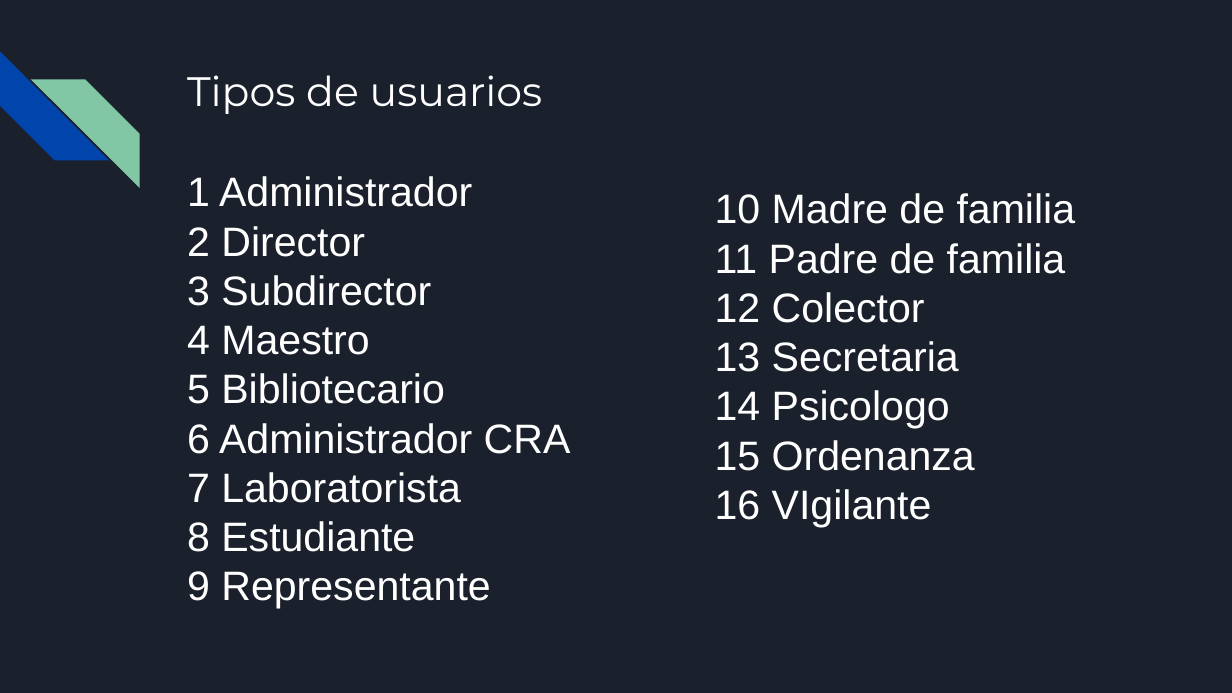
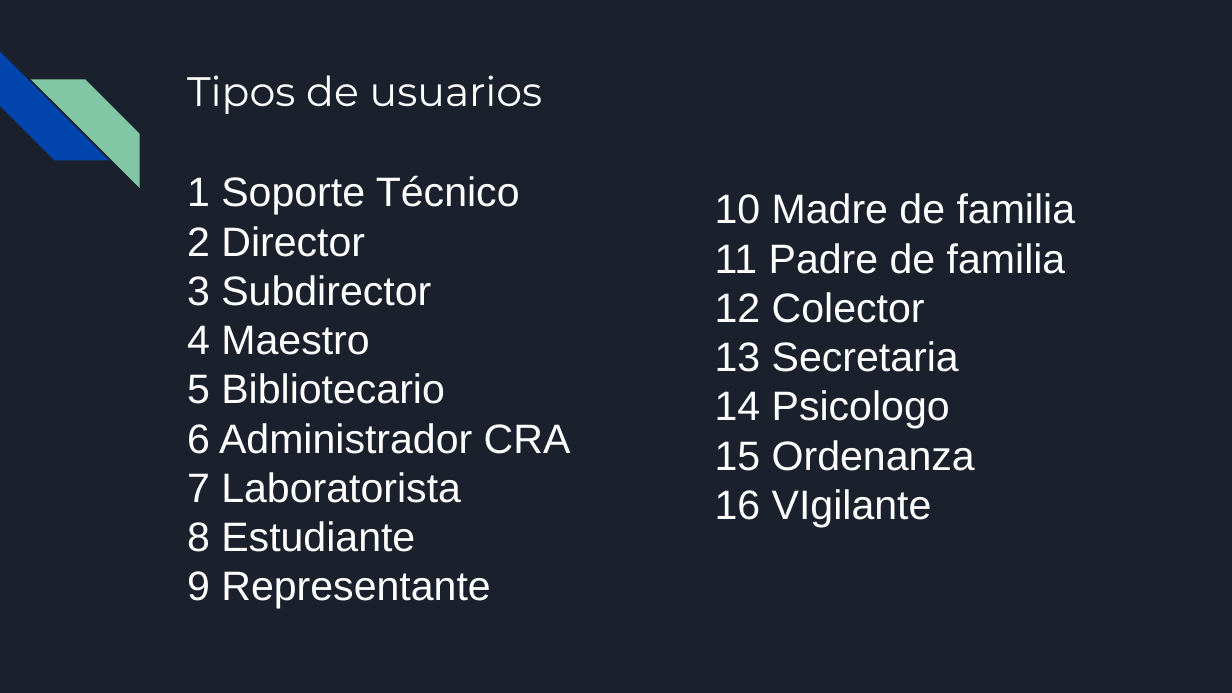
Before and after one commit to GadMurcia/saitae, a slide deck: slide 8 of INTEX-SAITAE.odp. Drawn at 1232x693 pixels with LibreOffice and Linux fonts; fonts in the diff are those of the drawing. Boxes give left, top, right and bottom in pixels: in the first picture for what was removed or moved away, otherwise in the second. Text is boxed around its words. In the diff, an @@ line names an element or a change of style, - is before the commit and + after.

```diff
--- a/INTEX-SAITAE.odp
+++ b/INTEX-SAITAE.odp
@@ text at (187,175,520,215): text changed @@
-1 Administrador
+1 Soporte Técnico
```
Also in this commit, not shown: 1 slide added, 9 other files.
